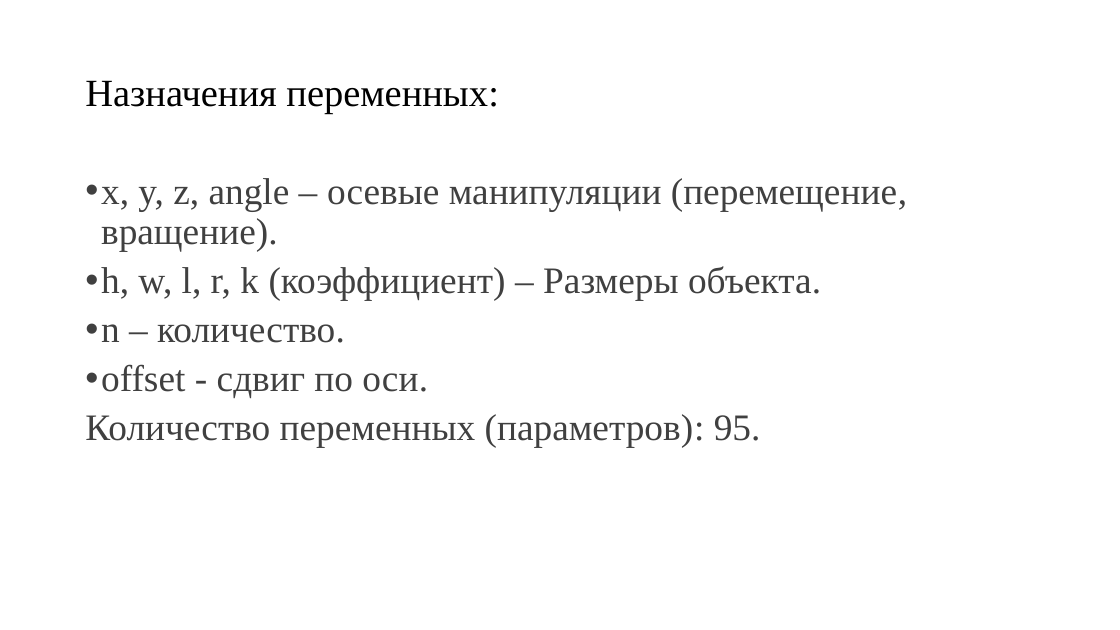
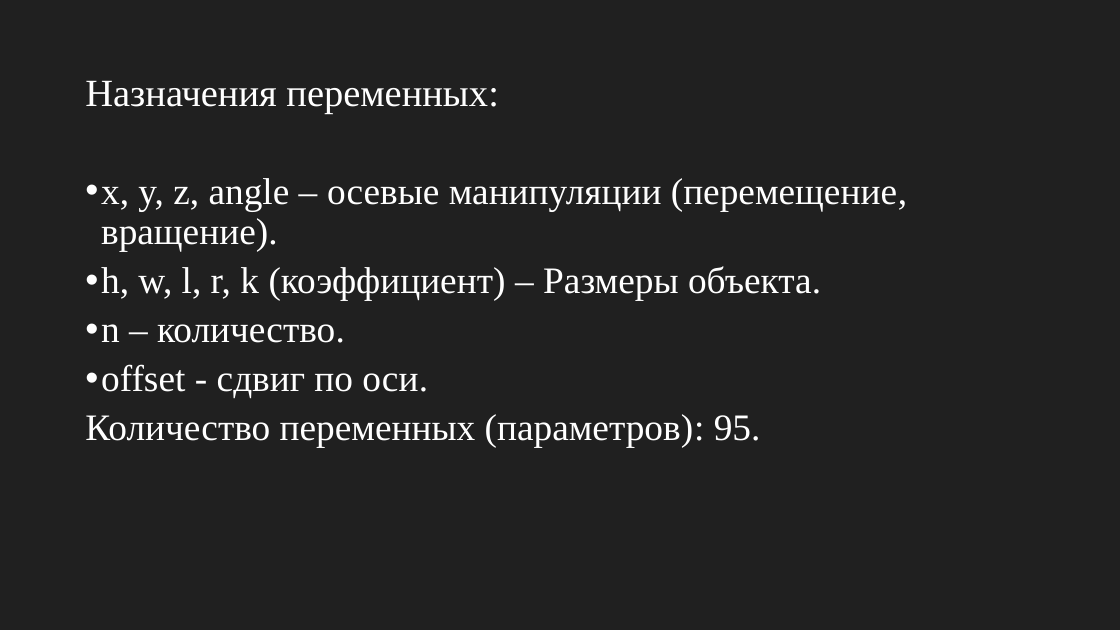
Before and after one commit to KuzovlevAnton/photos, a slide deck: slide 9 of Кузовлев Антон Презентация Шахматы.pptx. Drawn at 1120x630 pixels with LibreOffice and Linux fonts; fonts in the diff are those of the drawing; background and template pictures are left out; a plain dark background stands for a picture behind light text. Boxes give left, top, right and bottom in pixels: in the first picture for what was removed or moved away, otherwise in the second. Text is boxed around its words. In the diff, an @@ line names an element or a change of style, - is before the commit and + after.

```diff
--- a/Кузовлев Антон Презентация Шахматы.pptx
+++ b/Кузовлев Антон Презентация Шахматы.pptx
@@ background #FFFFFF to picture (left out) @@
@@ rectangle added at (0, 0, 1120, 630), fill #000000 at 25% opacity @@
@@ title "Назначения переменных:" at (85, 80, 499, 115): text colour #000000 to #FFFFFF @@
@@ text "x, y, z, angle – ..." at (85, 178, 907, 448): text colour #404040 to #FFFFFF @@
```
Also in this commit, not shown: 5 other slides changed.
